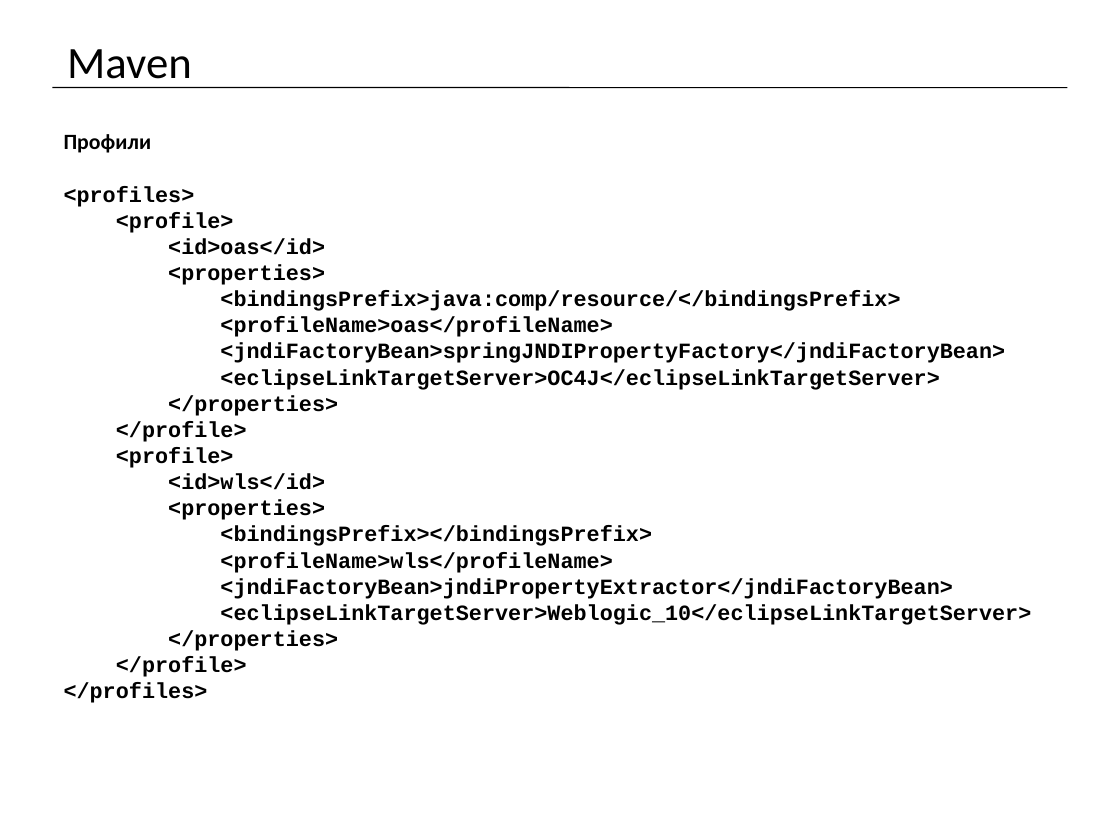
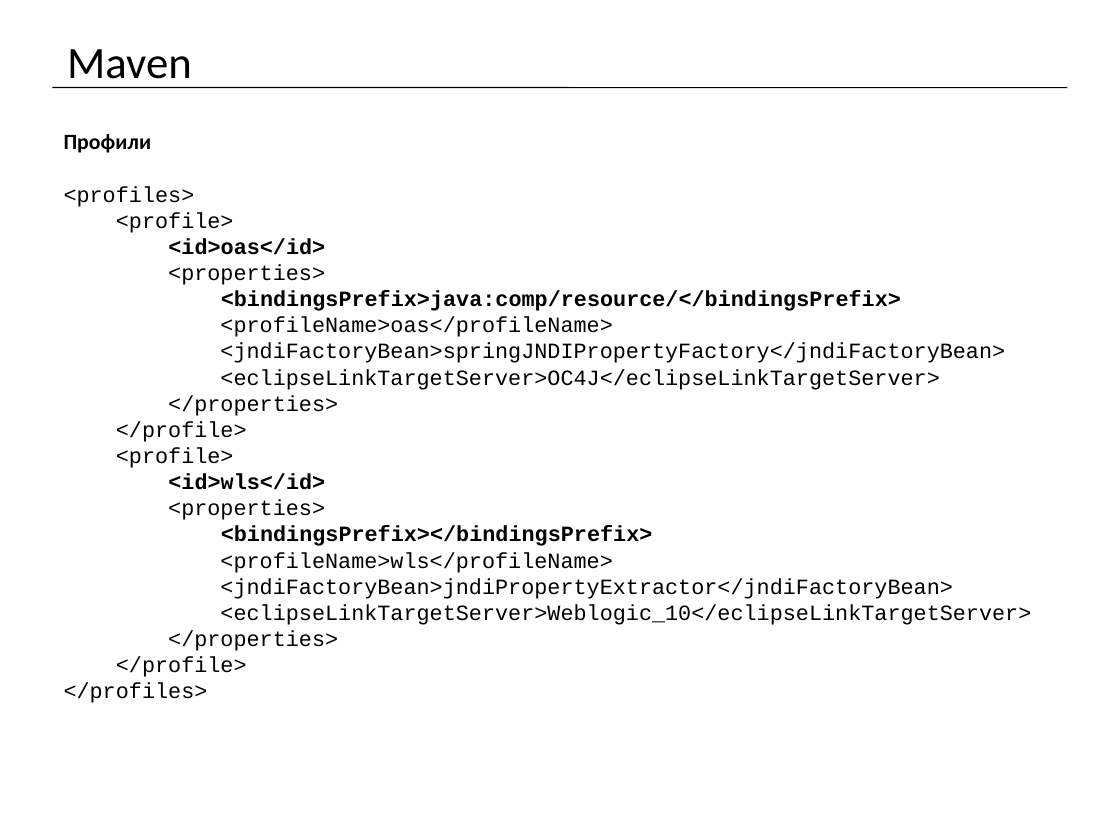
Before and after one commit to mrdekk/j2ee_course, a slide deck: slide 20 of lectures/j2ee. Lecture 1.pptx. Drawn at 1120x840 pixels with LibreOffice and Linux fonts; fonts in the diff are those of the drawing. Boxes give left, top, right and bottom in pixels: in the first picture for what was removed or moved away, otherwise in the second. Text is boxed around its words. In the diff, an @@ line names an element or a change of style, - is before the commit and + after.

```diff
--- a/lectures/j2ee. Lecture 1.pptx
+++ b/lectures/j2ee. Lecture 1.pptx
@@ text at (64,186,1031,703): bold off in "<profiles>", "<profile>", "<properties>", "<profileName>oas</profileName>" and 12 more places @@
```
Also in this commit, not shown: 7 other slides changed, 2 slides added, 16 other files.
